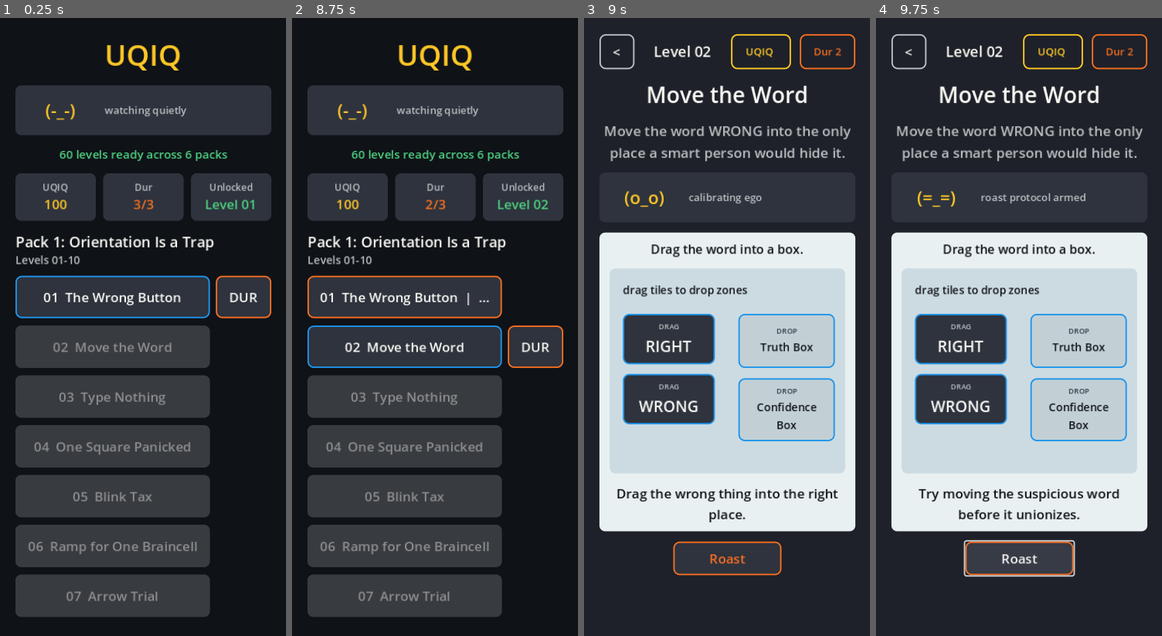
Above: before the commit, frames 1-4 (left to right).
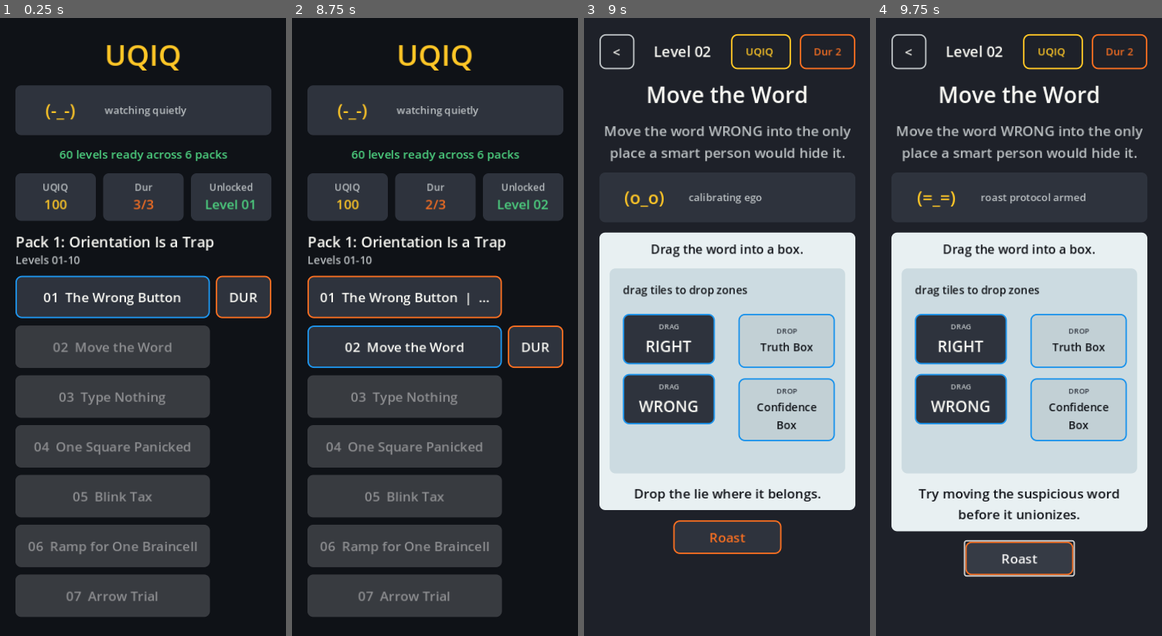
Above: after the commit, the same moments.

Repository: scwlkr/UQIQ
Game: Godot game, scene res://scenes/Main.tscn
Same seed, same stepped clock (60 frames per second), same inputs: the game is played once before the commit and once after it.
Inputs:
- Up to frame 1 (0.25 s): no input
- Up to frame 2 (8.75 s): click "01 The Wrong Button" at 0.5 s; click "<" at 1.25 s; click "DUR" at 2 s; click "01 The Wrong Button | DUR'D -…" at 2.75 s; click "Roast" at 3.5 s; click "Roast" at 4.25 s; click "<" at 5 s; click "01 The Wrong Button | DUR'D -…" at 5.75 s; click "Roast" at 6.5 s; click "Roast" at 7.25 s; click "<" at 8 s
- Up to frame 3 (9 s): click "02 Move the Word" at 8.75 s
- Up to frame 4 (9.75 s): click "Roast" at 9.5 s

Frames 1-2 are identical in both runs. In frame 3, 4.6% of the frame differs, in the area x 5-95%, y 76-91%; in frame 4, nothing differs.

Commit message:
Shorten play helper copy

Diff:
--- a/scripts/main.gd
+++ b/scripts/main.gd
@@ -1073,7 +1073,7 @@
 			playfield.add_child(zone)
 			_drag_drop_zones[str(target.get("id", ""))] = zone
 
-	_add_feedback(stage_box, "Drag the wrong thing into the right place.")
+	_add_feedback(stage_box, "Drop the lie where it belongs.")
 
 
 func _render_text_trap(stage_box: VBoxContainer) -> void:
@@ -1133,7 +1133,7 @@
 			if typeof(tile_data) == TYPE_DICTIONARY:
 				surface.add_child(_make_text_tile(tile_data, index))
 
-	_add_feedback(stage_box, "Tap a word tile. The slot judges it immediately.")
+	_add_feedback(stage_box, "Tap a word. The slot decides.")
 
 
 func _render_pattern_grid(stage_box: VBoxContainer) -> void:
@@ -1204,7 +1204,7 @@
 			grid.add_child(cell_button)
 			_pattern_cell_buttons[cell_id] = cell_button
 
-	_add_feedback(stage_box, "Tap evidence on the grid. It judges as soon as you commit enough cells.")
+	_add_feedback(stage_box, "Tap the cell that does not belong.")
 
 
 func _render_memory_flash(stage_box: VBoxContainer) -> void:
@@ -1269,7 +1269,7 @@
 
 	_render_memory_recall_slots(surface)
 	_render_memory_tile_bank(surface)
-	_add_feedback(stage_box, "Tap tiles into slots. It judges the moment the row is full.")
+	_add_feedback(stage_box, "Fill the row from memory.")
 
 
 func _render_memory_recall_slots(surface: Control) -> void:
@@ -1429,7 +1429,7 @@
 	_physics_result_label.horizontal_alignment = HORIZONTAL_ALIGNMENT_LEFT
 	surface.add_child(_physics_result_label)
 
-	_add_feedback(stage_box, "Draw the ramp, then lift your finger to test it.")
+	_add_feedback(stage_box, "Draw, then lift to test.")
 
 
 func _render_physics_draw_choice_fallback(stage_box: VBoxContainer) -> void:
Binary file changed: docs/app-store/screenshots/03_pattern_grid.png
Binary file changed: docs/app-store/screenshots/04_memory_flash.png
Binary file changed: docs/app-store/screenshots/05_physics_draw.png
Binary file changed: docs/app-store/screenshots/07_drag_logic.png
Binary file changed: docs/app-store/screenshots/08_text_trap.png
Not shown, changed: docs/RELEASE_STATUS.md
